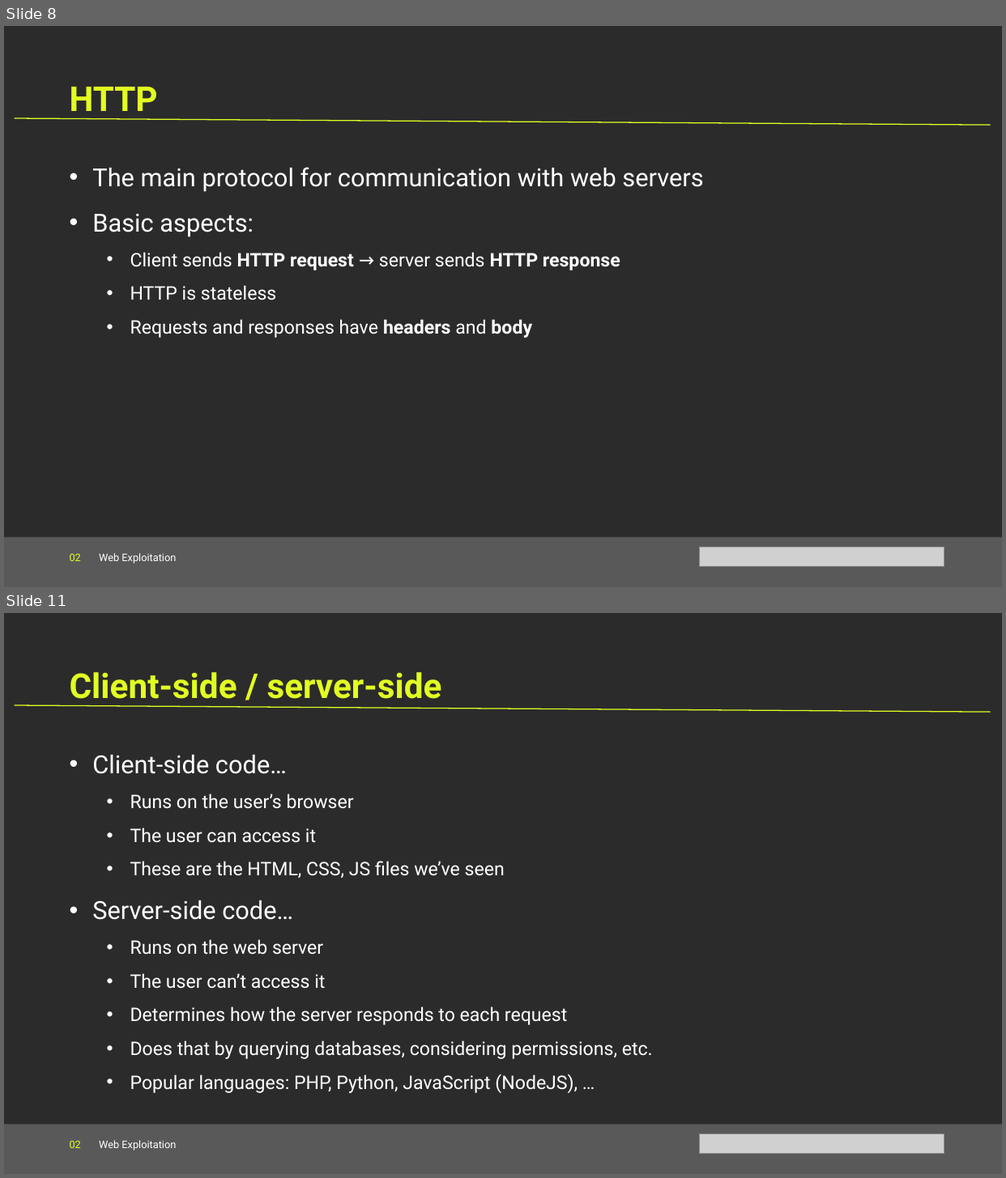
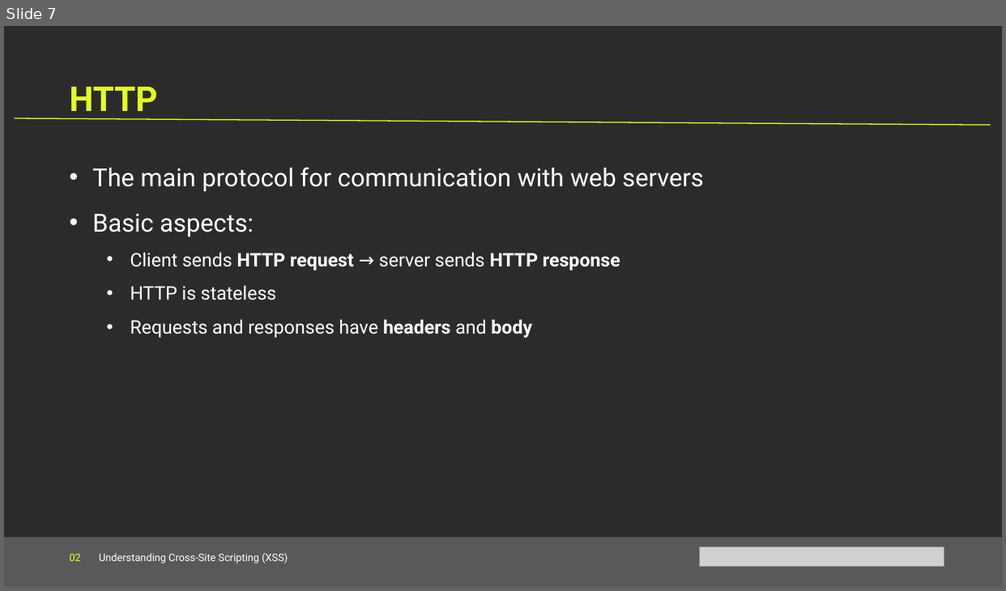
Before and after one commit to Cyanivde/technion-ctf, a slide deck: files/web.pptx. Shown one above the other, each under a label of ours: slides 8 and 11 before the commit, slide 7 after it; the slides between them are not shown. The pictures are 1006x1178 and 1006x591 pixels, drawn with LibreOffice and Linux fonts; fonts in the diff are those of the drawing; grey boxes stand for pictures; background and template pictures are left out; a plain dark background stands for a picture behind light text. Boxes give left, top, right and bottom in pixels: in the first picture for what was removed or moved away, otherwise in the second. Text is boxed around its words. In the diff, an @@ line names an element or a change of style, - is before the commit and + after.

```diff
--- a/files/web.pptx
+++ b/files/web.pptx
@@ slide 11 removed at box(4, 613, 1002, 1174), background picture (left out) @@
@@ text removed at box(70, 672, 442, 707) @@
-Client-side / server-side
@@ line removed from (15, 705) to (991, 712) @@
@@ text removed at box(92, 755, 653, 1093) @@
-• Client-side code…
-  • Runs on the user’s browser
-  • The user can access it
-  • These are the HTML, CSS, JS files we’ve seen
-• Server-side code…
-  • Runs on the web server
-  • The user can’t access it
-  • Determines how the server responds to each request
-  • Does that by querying databases, considering permissions, etc.
-  • Popular languages: PHP, Python, JavaScript (NodeJS), …
@@ rectangle removed at box(4, 1124, 1002, 1174) @@
@@ text removed at box(70, 1140, 176, 1151) @@
-02 Web Exploitation
@@ picture removed at box(700, 1134, 944, 1154) @@
@@ what was slide 8 is now slide 7 @@
@@ slide 7 changed as well @@
@@ text at box(70, 553, 288, 564): text changed @@
-02 Web Exploitation
+02 Understanding Cross-Site Scripting (XSS)
```
Also in this commit, not shown: 6 other slides changed, 10 slides added, 6 other slides removed, 2 other files.
